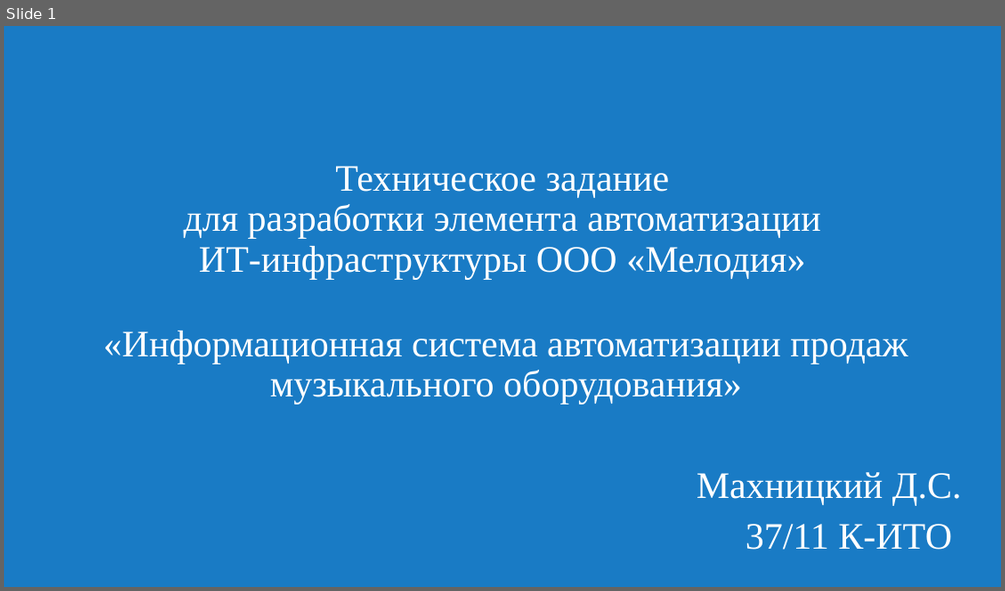
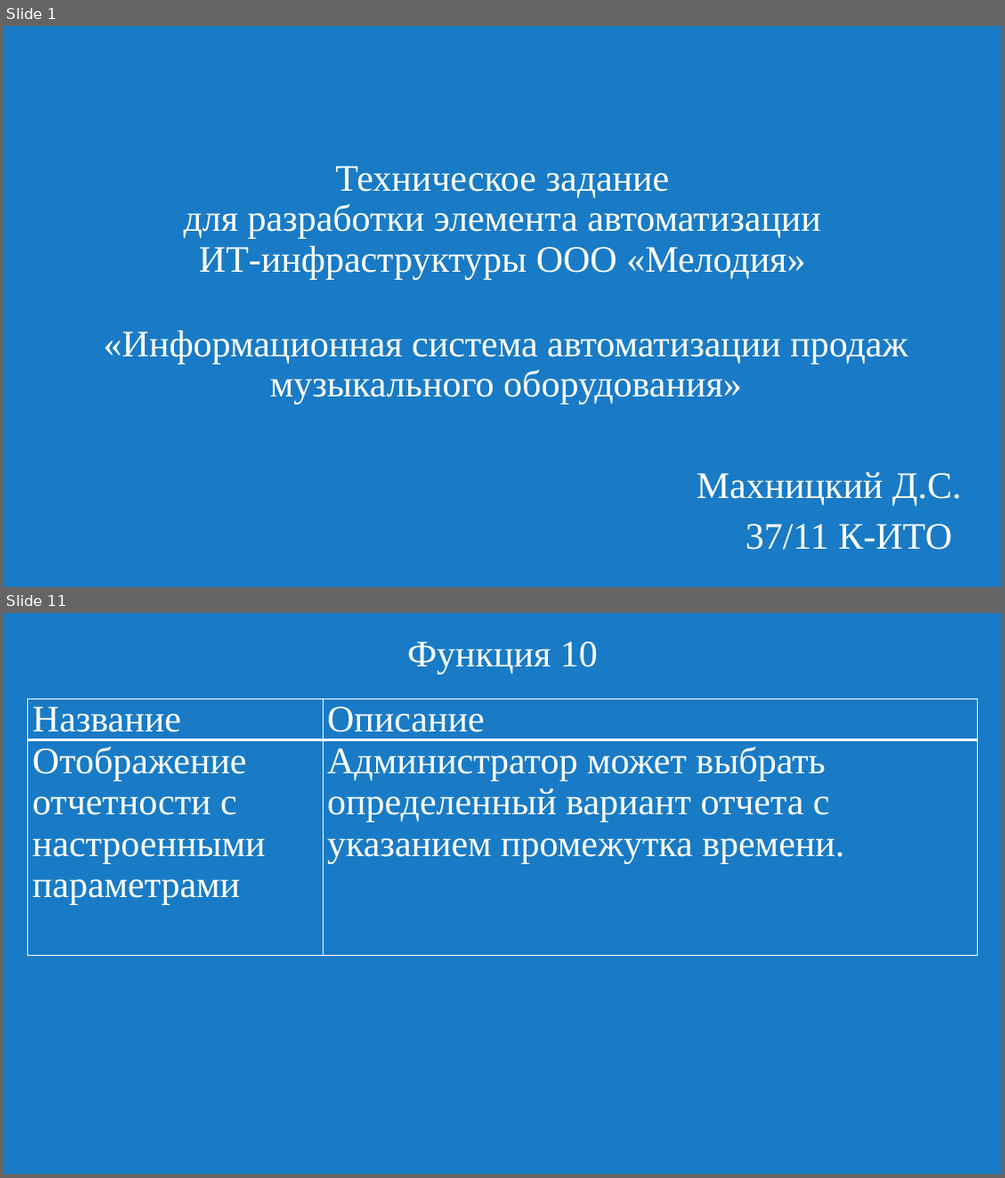
Before and after one commit to Slowpool/diploma-musical-shop-, a slide deck: OuterData/presentation.pptx. Shown one above the other, each under a label of ours: slide 1 before the commit, slides 1 and 11 after it; the slides between them are not shown. The pictures are 1005x591 and 1005x1178 pixels, drawn with LibreOffice and Linux fonts; fonts in the diff are those of the drawing. Boxes give left, top, right and bottom in pixels: in the first picture for what was removed or moved away, otherwise in the second. Text is boxed around its words. In the diff, an @@ line names an element or a change of style, - is before the commit and + after.

```diff
--- a/OuterData/presentation.pptx
+++ b/OuterData/presentation.pptx
@@ slide 11 added at [4,613,1001,1174], background #197BC5 @@
@@ title added at [407,641,598,674], 36 pt, text #FFFFFF @@
+Функция 10
@@ table added at [28,699,977,958], 2 rows, 2 columns @@
+Название | Описание
+Отображение отчетности с настроенными параметрами | Администратор может выбрать определенный вариант отчета с указанием промежутка времени.
```
Also in this commit, not shown: 1 slide changed, 12 other slides added, 11 slides removed, 1 other file.
